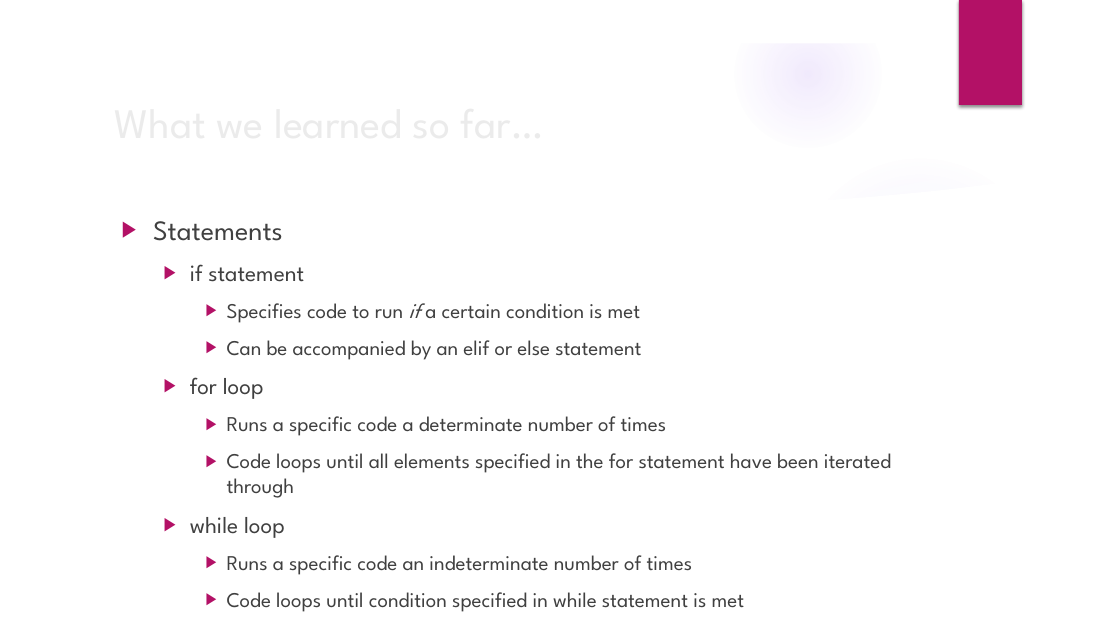
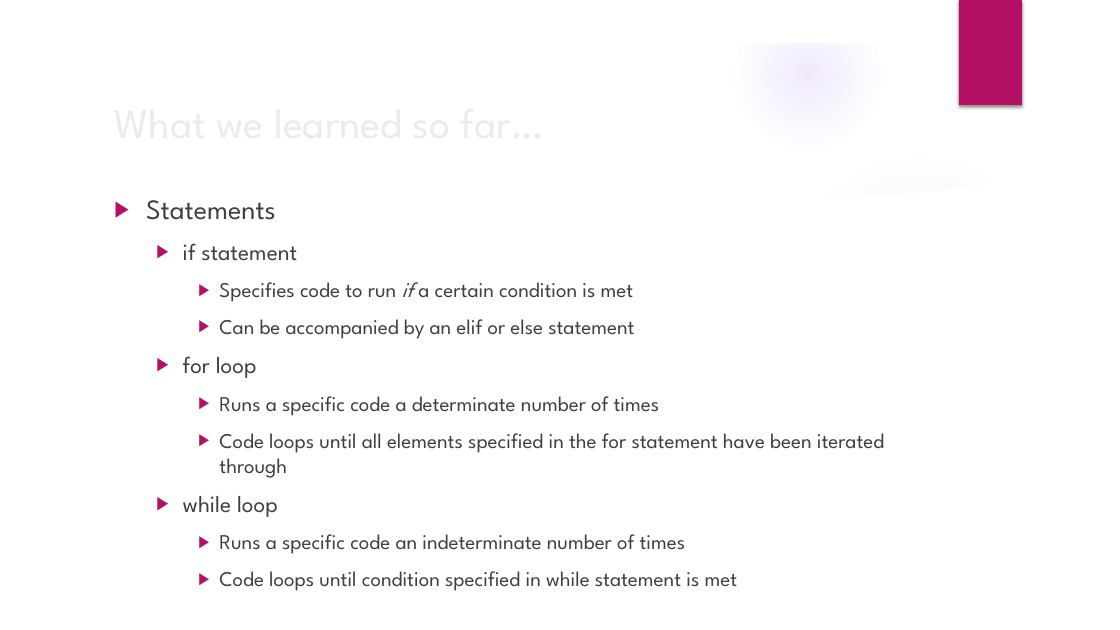
Before and after one commit to ameboileau/Intro-to-Python, a slide deck: slide 4 of PPTs/Week5.pptx. Drawn at 1120x630 pixels with LibreOffice and Linux fonts; fonts in the diff are those of the drawing; background and template pictures are left out. Boxes give left, top, right and bottom in pixels: in the first picture for what was removed or moved away, otherwise in the second. Text is boxed around its words. In the diff, an @@ line names an element or a change of style, - is before the commit and + after.

```diff
--- a/PPTs/Week5.pptx
+++ b/PPTs/Week5.pptx
@@ text "Statements": place and size @@
-text "Statements" at [153,221,891,612]
+text "Statements" at [146,200,884,591]
```
Also in this commit, not shown: 4 other slides changed, 6 other files.
